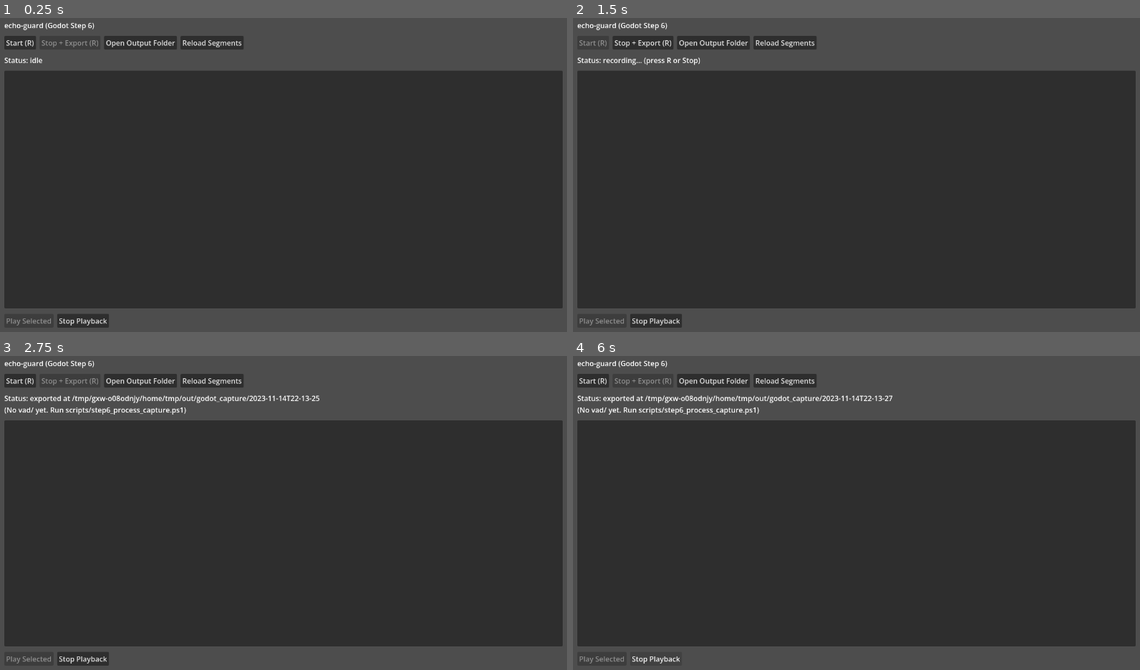
Above: before the commit, frames 1-4 (two rows, left to right).
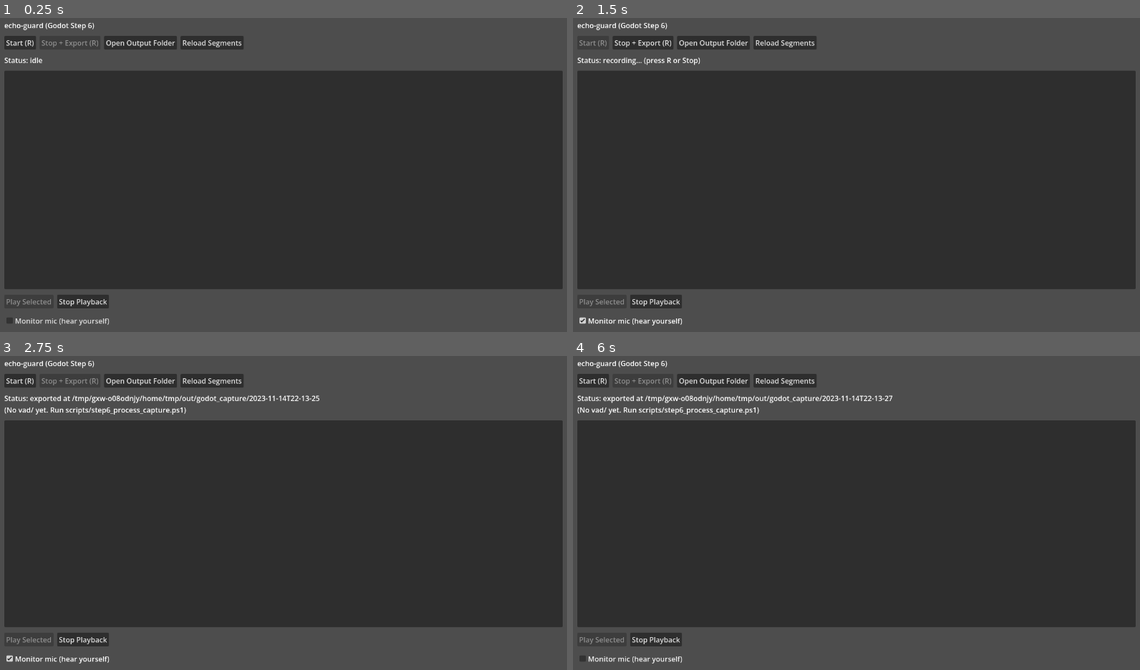
Above: after the commit, the same moments.

Repository: lemonhall/echo-guard
Game: Godot game, scene res://scenes/main.tscn
Two runs of this game, one before a commit and one after it. Both use one fixed random seed, a clock stepped at 60 frames per second and the inputs below.
Inputs (mouse positions are in pixels of both pictures, inside the frame that each line leads up to):
- Up to frame 1 (0.25 s): no input
- Up to frame 2 (1.5 s): click (629, 319) at 0.5 s, where only the run after the commit has a clickable "Monitor mic (hear yourself)"; click "Start (R)" at 1.25 s
- Up to frame 3 (2.75 s): click "Stop + Export (R)" at 2 s
- Up to frame 4 (6 s): click "Start (R)" at 2.75 s; click "Open Output Folder" at 3.5 s; click "Stop + Export (R)" at 4.25 s; click "Open Output Folder" at 5 s; click (629, 657) at 5.75 s, where only the run after the commit has a clickable "Monitor mic (hear yourself)"

The runs differ from the first frame. In frame 1, 5.9% of the frame differs, in the area x 0-100%, y 86-99%; in frame 2, 5.9%; in frame 3, 5.9%; in frame 4, 5.6%.

Commit message:
fix(godot): mute mic monitoring by default

Diff:
--- a/godot/scenes/main.tscn
+++ b/godot/scenes/main.tscn
@@ -57,5 +57,11 @@
 [node name="StopPlayBtn" type="Button" parent="UI/Row2"]
 text = "Stop Playback"
 
+[node name="Row3" type="HBoxContainer" parent="UI"]
+theme_override_constants/separation = 8
+
+[node name="MonitorMicChk" type="CheckBox" parent="UI/Row3"]
+text = "Monitor mic (hear yourself)"
+
 [node name="SegmentPlayer" type="AudioStreamPlayer" parent="."]
 bus = "Master"
--- a/godot/scripts/echo_guard_main.gd
+++ b/godot/scripts/echo_guard_main.gd
@@ -28,6 +28,7 @@
 @onready var _segments: ItemList = $UI/Segments
 @onready var _play_btn: Button = $UI/Row2/PlayBtn
 @onready var _stop_play_btn: Button = $UI/Row2/StopPlayBtn
+@onready var _monitor_mic_chk: CheckBox = $UI/Row3/MonitorMicChk
 
 
 func _ready() -> void:
@@ -39,6 +40,7 @@
 	_wire_ui()
 	_print_instructions()
 	_set_status("Status: idle")
+	_set_mic_monitor(false)
 	_update_ui()
 
 
@@ -148,6 +150,9 @@
 	AudioServer.add_bus_effect(bgm_idx, _cap_bgm, 0)
 	AudioServer.add_bus_effect(mic_idx, _cap_mic, 0)
 
+	# Avoid feedback/howling by default: still capture mic, but don't monitor it to speakers.
+	AudioServer.set_bus_volume_db(mic_idx, -80.0)
+
 	_drain_captures_discard()
 
 
@@ -260,6 +265,9 @@
 		if _segment_player and _segment_player.playing:
 			_segment_player.stop()
 	)
+	_monitor_mic_chk.toggled.connect(func(enabled: bool) -> void:
+		_set_mic_monitor(enabled)
+	)
 
 	_segments.item_selected.connect(func(_idx: int) -> void:
 		_update_ui()
@@ -276,6 +284,13 @@
 	_start_btn.disabled = _recording
 	_stop_btn.disabled = not _recording
 	_play_btn.disabled = _segments.get_selected_items().is_empty()
+
+
+func _set_mic_monitor(enabled: bool) -> void:
+	var mic_idx := AudioServer.get_bus_index(BUS_MIC)
+	if mic_idx == -1:
+		return
+	AudioServer.set_bus_volume_db(mic_idx, 0.0 if enabled else -80.0)
 
 
 func _set_status(text: String) -> void:
